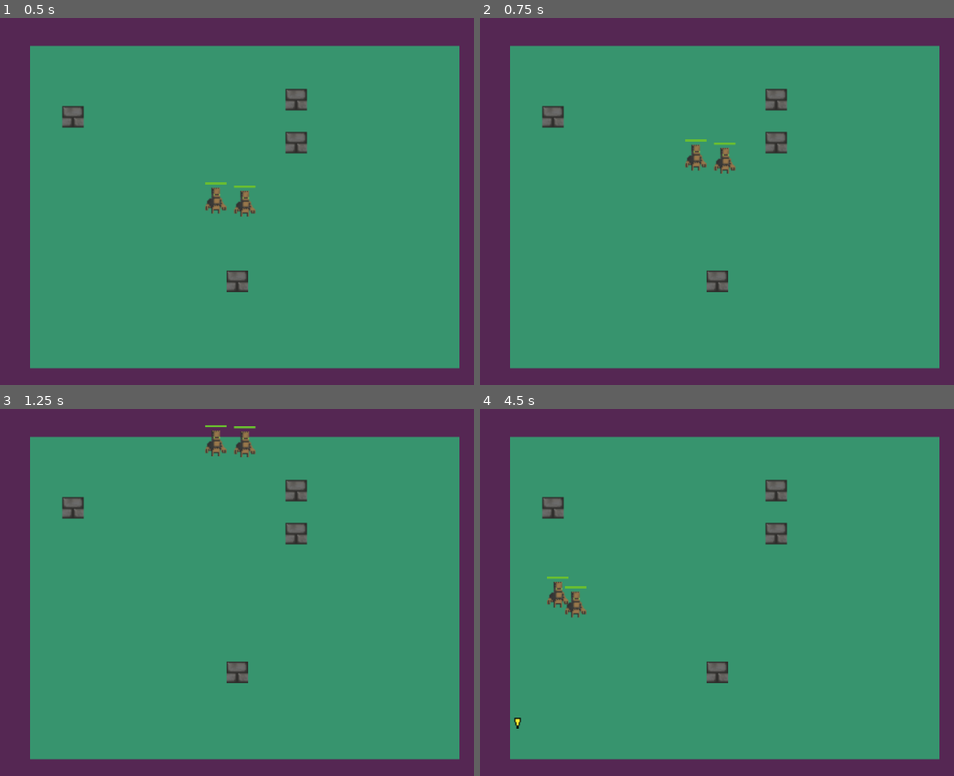
Above: before the commit, frames 1-4 (two rows, left to right).
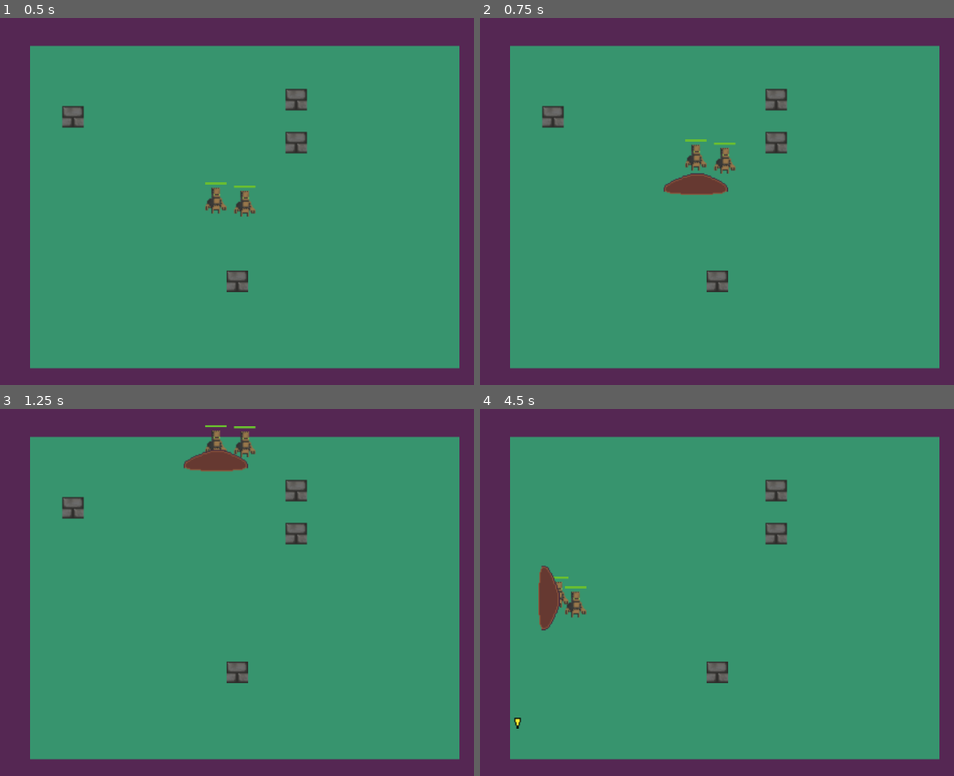
Above: after the commit, the same moments.

Repository: ossimon/Monomachia
Game: Godot game, scene res://scenes/levels/default_level/default_level.tscn
Two runs of this game, one before a commit and one after it. Both use one fixed random seed, a clock stepped at 60 frames per second and the inputs below.
Inputs (mouse positions are in pixels of both pictures, inside the frame that each line leads up to):
- Up to frame 1 (0.5 s): no input
- Up to frame 2 (0.75 s): tap Enter at 0.5 s; move the mouse to (688, 285) at 0.52 s; hold W (Move up) from 0.53 s (still down); hold Right mouse button (Ability, bound only after the commit) from 0.53 s (still down)
- Up to frame 3 (1.25 s): keep holding W (Move up); keep holding Right mouse button (Ability, bound only after the commit)
- Up to frame 4 (4.5 s): move the mouse to (930, 654) at 1.27 s; release Right mouse button (Ability, bound only after the commit) at 1.28 s; click (930, 654) at 1.35 s; right-click (930, 654) at 1.55 s; move the mouse to (517, 541) at 2.02 s; release W (Move up) at 2.03 s; hold Right mouse button (Ability, bound only after the commit) 2.03-2.78 s; hold A (Move left) 2.03-3.53 s; move the mouse to (759, 599) at 2.77 s; right-click (759, 599) at 2.85 s; tap Space at 3.5 s; move the mouse to (622, 500) at 3.52 s; press the mouse at (622, 500) at 3.53 s; hold S (Move down) 3.53-4.28 s; right-click (622, 500) at 3.8 s; move the mouse to (878, 577) at 4.27 s; release the mouse at (878, 577) at 4.28 s; hold D (Move right) from 4.28 s (still down); right-click (878, 577) at 4.35 s

Frame 1 is identical in both runs. In frame 2, 0.6% of the frame differs, in the area x 38-53%, y 42-49%; in frame 3, 0.6%; in frame 4, 0.9%, in the area x 12-18%, y 23-61%.
Error after the commit: Invalid call. Nonexistent function 'shatter' in base 'StaticBody2D'. (res://scenes/Projectiles/Shatter/shatter.gd:15)

Commit message:
Shattering walls

Diff:
--- a/project.godot
+++ b/project.godot
@@ -48,6 +48,11 @@
 "events": [Object(InputEventMouseButton,"resource_local_to_scene":false,"resource_name":"","device":-1,"window_id":0,"a …(258 unchanged characters)…
 ]
 }
+Ability={
+"deadzone": 0.5,
+"events": [Object(InputEventMouseButton,"resource_local_to_scene":false,"resource_name":"","device":-1,"window_id":0,"alt_pressed":false,"shift_pressed":false,"ctrl_pressed":false,"meta_pressed":false,"button_mask":2,"position":Vector2(124, 22),"global_position":Vector2(128, 63),"factor":1.0,"button_index":2,"canceled":false,"pressed":true,"double_click":false,"script":null)
+]
+}
 
 [rendering]
 
--- /dev/null
+++ b/scenes/Projectiles/Shatter/shatter.gd
@@ -0,0 +1,15 @@
+extends Area2D
+
+
+# Called when the node enters the scene tree for the first time.
+func _ready():
+	$AnimationTimer.start()
+
+
+
+func _on_animation_timer_timeout():
+	queue_free()
+
+
+func _on_body_entered(body):
+	body.shatter()
--- /dev/null
+++ b/scenes/Projectiles/Shatter/shatter.tscn
@@ -0,0 +1,19 @@
+[gd_scene load_steps=3 format=3 uid="uid://bhhiqj6d4g2td"]
+
+[ext_resource type="Texture2D" uid="uid://bdc7dqhuxgfk2" path="res://sprites/abilities/Shatter.png" id="1_pf0nm"]
+[ext_resource type="Script" path="res://scenes/Projectiles/Shatter/shatter.gd" id="1_qqe6i"]
+
+[node name="Shatter" type="Area2D"]
+script = ExtResource("1_qqe6i")
+
+[node name="CollisionPolygon2D" type="CollisionPolygon2D" parent="."]
+polygon = PackedVector2Array(-10, -14, -10, 16, -9, 16, -9, 25, -8, 25, -7, 29, -3, 29, 0, 27, 8, 11, 9, 7, 9, -4, 7, -11, 0, -26, -3, -29, -7, -29, -8, -24, -9, -24, -9, -14)
+
+[node name="Sprite2D" type="Sprite2D" parent="."]
+texture = ExtResource("1_pf0nm")
+
+[node name="AnimationTimer" type="Timer" parent="."]
+wait_time = 0.25
+
+[connection signal="body_entered" from="." to="." method="_on_body_entered"]
+[connection signal="timeout" from="AnimationTimer" to="." method="_on_animation_timer_timeout"]
--- a/scenes/characters/Player/Player.gd
+++ b/scenes/characters/Player/Player.gd
@@ -2,7 +2,7 @@
 
 # signals
 signal bullet(pos, dir)
-
+signal ability(pos, dir)
 
 # the player's movement speed
 var movement_speed = 200
@@ -14,6 +14,7 @@
 
 # abilities
 var can_shoot: bool = true
+var can_ability: bool = true
 
 
 func _ready():
@@ -64,15 +65,29 @@
 	$HealthBar.value -= damage
 
 
-# let the player move freely with WASD keys
+func shatter():
+	pass
+
+
+func use_abilities():
+	if Input.is_action_pressed("Ability") and can_ability:
+		var ability_position = position + facing_direction * 15
+		var ability_direction = facing_direction
+		ability.emit(ability_position, ability_direction)
+
+		can_ability = false
+		$AbilityTimer.start()
+
+
 func _process(_delta):
 	move()
 	shoot()
+	use_abilities()
 
 
 func _on_shooting_cooldown():
 	can_shoot = true
 
 
-func _on_node_2d_player_bullet():
-	pass # Replace with function body.
+func _on_ability_timer_timeout():
+	can_ability = true
--- a/scenes/characters/Player/Player.tscn
+++ b/scenes/characters/Player/Player.tscn
@@ -30,4 +30,8 @@
 texture_under = ExtResource("3_rvlym")
 texture_progress = ExtResource("4_o0lre")
 
+[node name="AbilityTimer" type="Timer" parent="."]
+wait_time = 0.5
+
 [connection signal="timeout" from="ShootingTimer" to="." method="_on_shooting_cooldown"]
+[connection signal="timeout" from="AbilityTimer" to="." method="_on_ability_timer_timeout"]
--- a/scenes/levels/default_level/default_level.gd
+++ b/scenes/levels/default_level/default_level.gd
@@ -1,8 +1,10 @@
 extends Sprite2D
 
 var bullet_scene: PackedScene = preload("res://scenes/Projectiles/Bullet/bullet.tscn")
+var ability_scene: PackedScene = preload("res://scenes/Projectiles/Shatter/shatter.tscn")
 
 signal player_bullet
+
 
 func _on_player_bullet(bullet_position, direction):
 	var bullet = bullet_scene.instantiate()
@@ -11,11 +13,8 @@
 	add_child(bullet)
 
 
-# Called when the node enters the scene tree for the first time.
-func _ready():
-	pass # Replace with function body.
-
-
-# Called every frame. 'delta' is the elapsed time since the previous frame.
-func _process(_delta):
-	pass
+func _on_player_ability(pos, dir):
+	var ability = ability_scene.instantiate()
+	ability.position = pos
+	ability.rotation = dir.angle()
+	add_child(ability)
--- a/scenes/levels/default_level/default_level.tscn
+++ b/scenes/levels/default_level/default_level.tscn
@@ -36,4 +36,5 @@
 [node name="Player2" parent="." instance=ExtResource("4_0twtm")]
 
 [connection signal="player_bullet" from="." to="Player" method="_on_node_2d_player_bullet"]
+[connection signal="ability" from="Player" to="." method="_on_player_ability"]
 [connection signal="bullet" from="Player" to="." method="_on_player_bullet"]
--- /dev/null
+++ b/scenes/obstacles/Block/block.gd
@@ -0,0 +1,5 @@
+extends StaticBody2D
+
+
+func shatter():
+	queue_free()
--- a/scenes/obstacles/Block/block.tscn
+++ b/scenes/obstacles/Block/block.tscn
@@ -1,10 +1,12 @@
-[gd_scene load_steps=3 format=3 uid="uid://drlb4tk2x68au"]
+[gd_scene load_steps=4 format=3 uid="uid://drlb4tk2x68au"]
 
+[ext_resource type="Script" path="res://scenes/obstacles/Block/block.gd" id="1_i8lpn"]
 [ext_resource type="Texture2D" uid="uid://bgojk6k20qe0t" path="res://sprites/walls/normal_brick.png" id="1_mprg2"]
 
 [sub_resource type="RectangleShape2D" id="RectangleShape2D_lg8v3"]
 
 [node name="Block" type="StaticBody2D"]
+script = ExtResource("1_i8lpn")
 
 [node name="CollisionShape2D" type="CollisionShape2D" parent="."]
 shape = SubResource("RectangleShape2D_lg8v3")
Binary file added: sprites/abilities/Shatter.png
Not shown, added: sprites/abilities/Shatter.png.import
